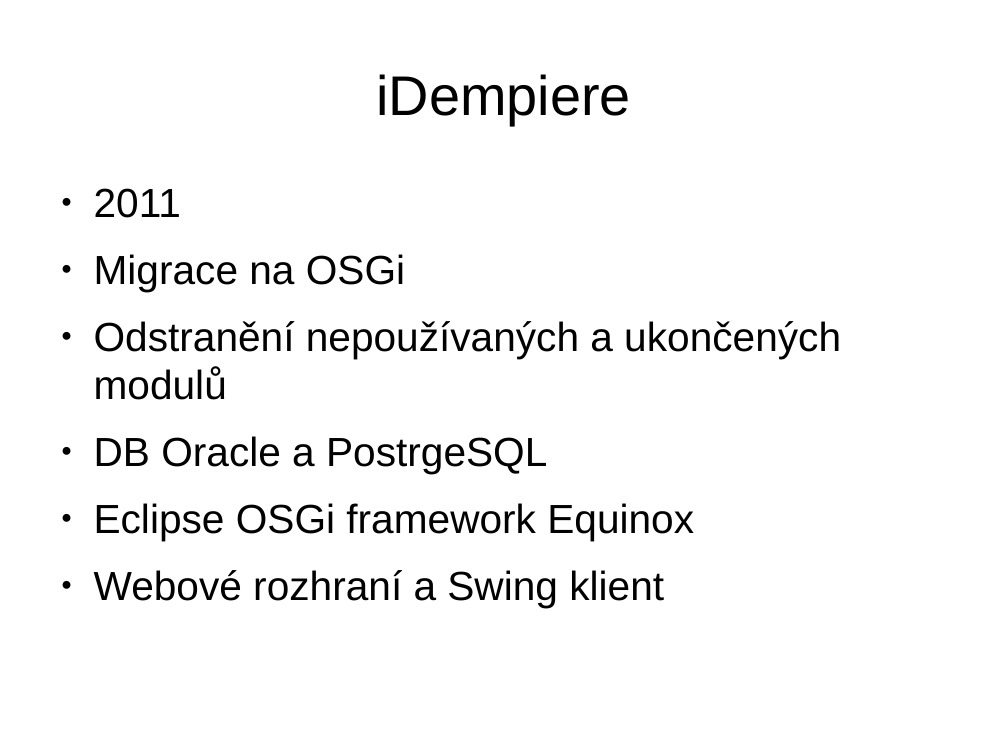
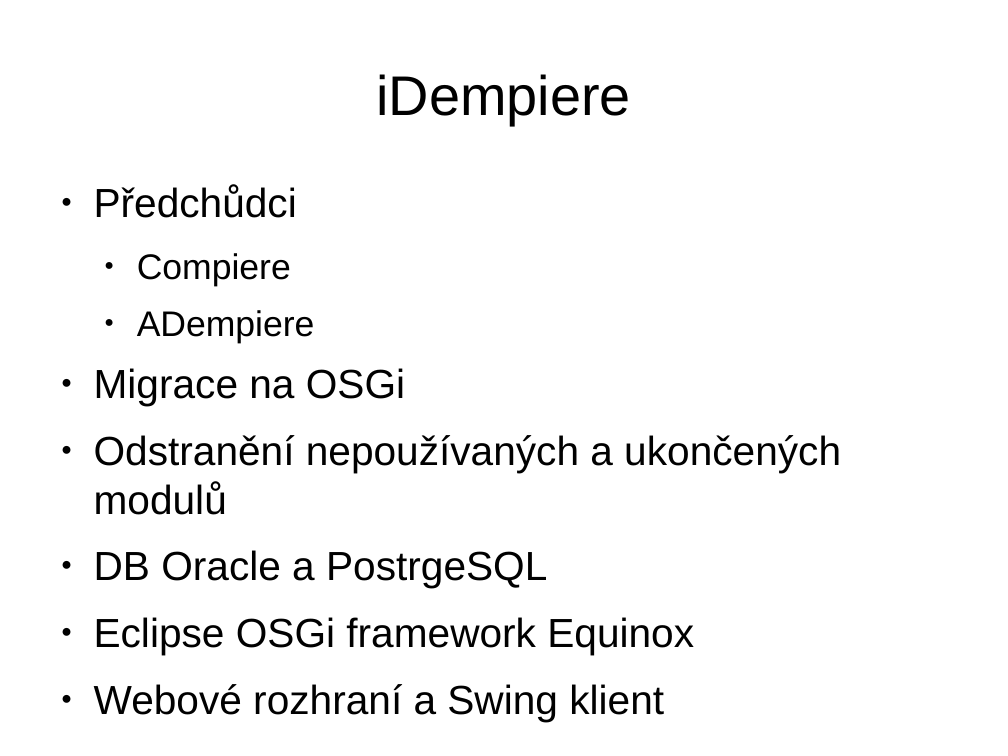
Before and after one commit to martin-vavrusak/mgr_statnice, a slide deck: slide 3 of !prezentace/vavrusak_WYSIVYG.odp (slide 5 before the commit). Drawn at 1008x756 pixels with LibreOffice and Linux fonts; fonts in the diff are those of the drawing. Boxes give left, top, right and bottom in pixels: in the first picture for what was removed or moved away, otherwise in the second. Text is boxed around its words. In the diff, an @@ line names an element or a change of style, - is before the commit and + after.

```diff
--- a/!prezentace/vavrusak_WYSIVYG.odp
+++ b/!prezentace/vavrusak_WYSIVYG.odp
@@ text at <box>94,185,315,343</box>: text changed; size 32 to 28 pt @@
-● 2011
+● Předchůdci
+  ● Compiere
+  ● ADempiere
```
Also in this commit, not shown: 2 slides removed, 5 other files.
